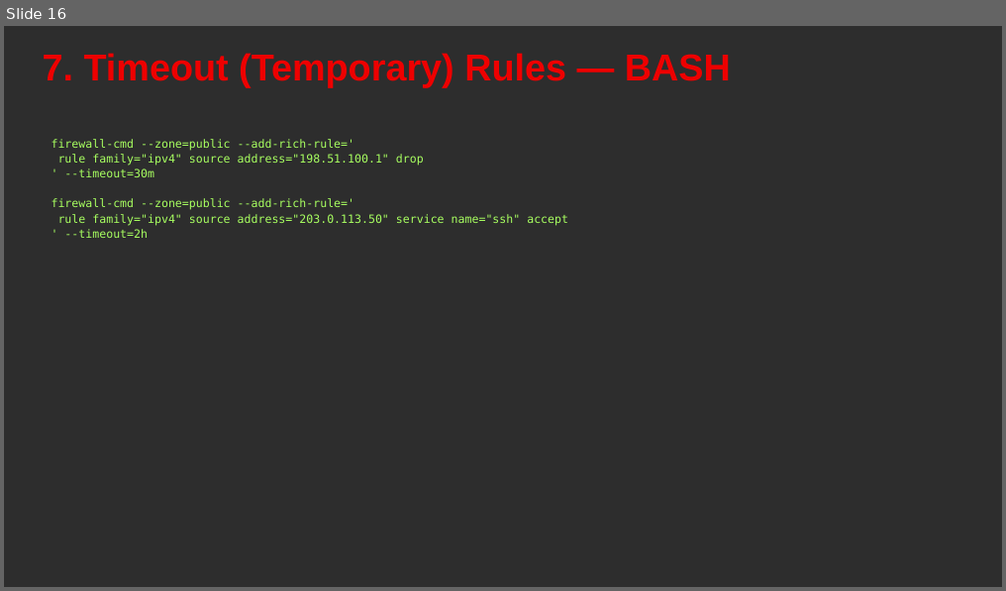
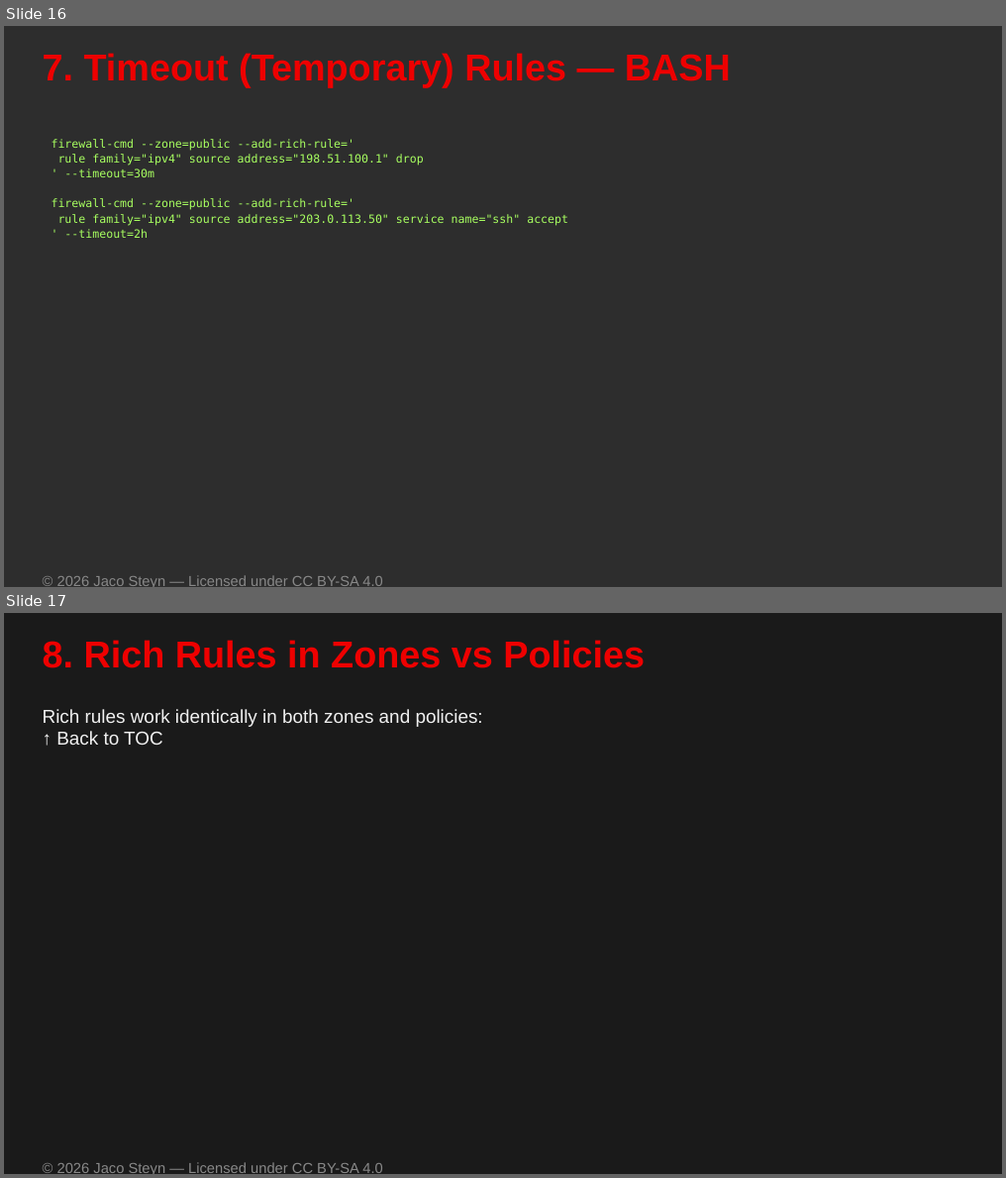
Before and after one commit to UncleJS/course_firewalld, a slide deck: slides/06-rich-rules.odp. Shown one above the other, each under a label of ours: slide 16 before the commit, slides 16 and 17 after it. The pictures are 1006x591 and 1006x1178 pixels, drawn with LibreOffice and Linux fonts; fonts in the diff are those of the drawing. Boxes give left, top, right and bottom in pixels: in the first picture for what was removed or moved away, otherwise in the second. Text is boxed around its words. In the diff, an @@ line names an element or a change of style, - is before the commit and + after.

Commit message:
Add TOC, Back-to-TOC links, and CC BY-SA 4.0 copyright to all content
- Regenerate ## Table of Contents in all 17 markdown files with
  GitHub-flavour anchor links; insert after H1/blockquote/--- opener
- Add '↑ Back to TOC' link at the bottom of every ## section
  (all sections including Lab, Prerequisites, Key Takeaways, etc.)
- Append '© 2026 Jaco Steyn — Licensed under CC BY-SA 4.0' footer
  to every markdown file
- Add add_copyright_footer() helper to build_slides.py and call it
  from all 7 slide renderers; shrink code/diagram boxes by 0.7 cm
  to avoid overlap
- Regenerate all 15 ODP slide decks with the copyright footer
- Add idempotent update_md.py processor script for future re-runs

```diff
--- a/slides/06-rich-rules.odp
+++ b/slides/06-rich-rules.odp
@@ slide 17 added at [4,613,1002,1174], background #1A1A1A @@
@@ text added at [43,640,645,668], 36 pt, text #EE0000, bold @@
+8. Rich Rules in Zones vs Policies
@@ text added at [43,709,483,745], 18 pt, text #F0F0F0 @@
+Rich rules work identically in both zones and policies:
+↑ Back to TOC
@@ text added at [57,1162,382,1174], 14 pt, text #888888 @@
+© 2026 Jaco Steyn — Licensed under CC BY-SA 4.0
@@ slide 16 changed as well @@
@@ text added at [57,575,382,587], 14 pt, text #888888 @@
+© 2026 Jaco Steyn — Licensed under CC BY-SA 4.0
```
Also in this commit, not shown: 26 other slides changed, 2 other slides added, 33 other files.
